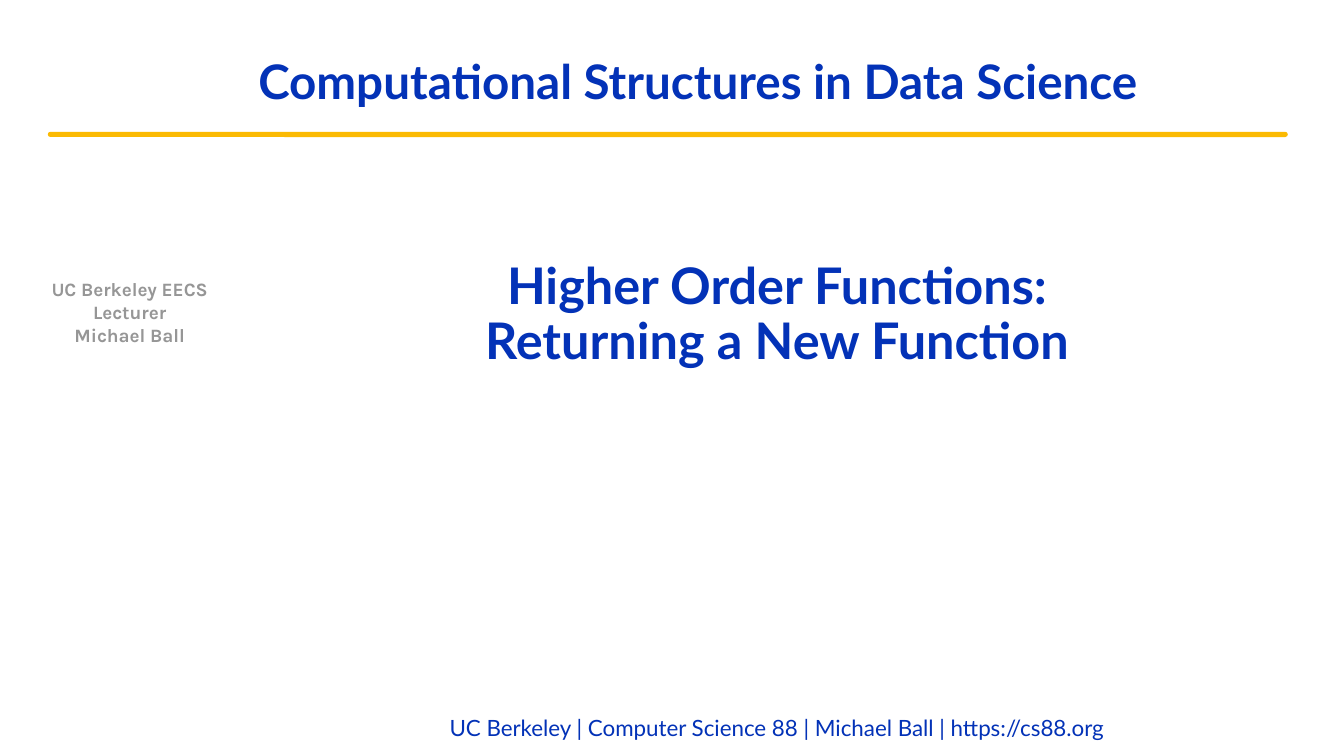
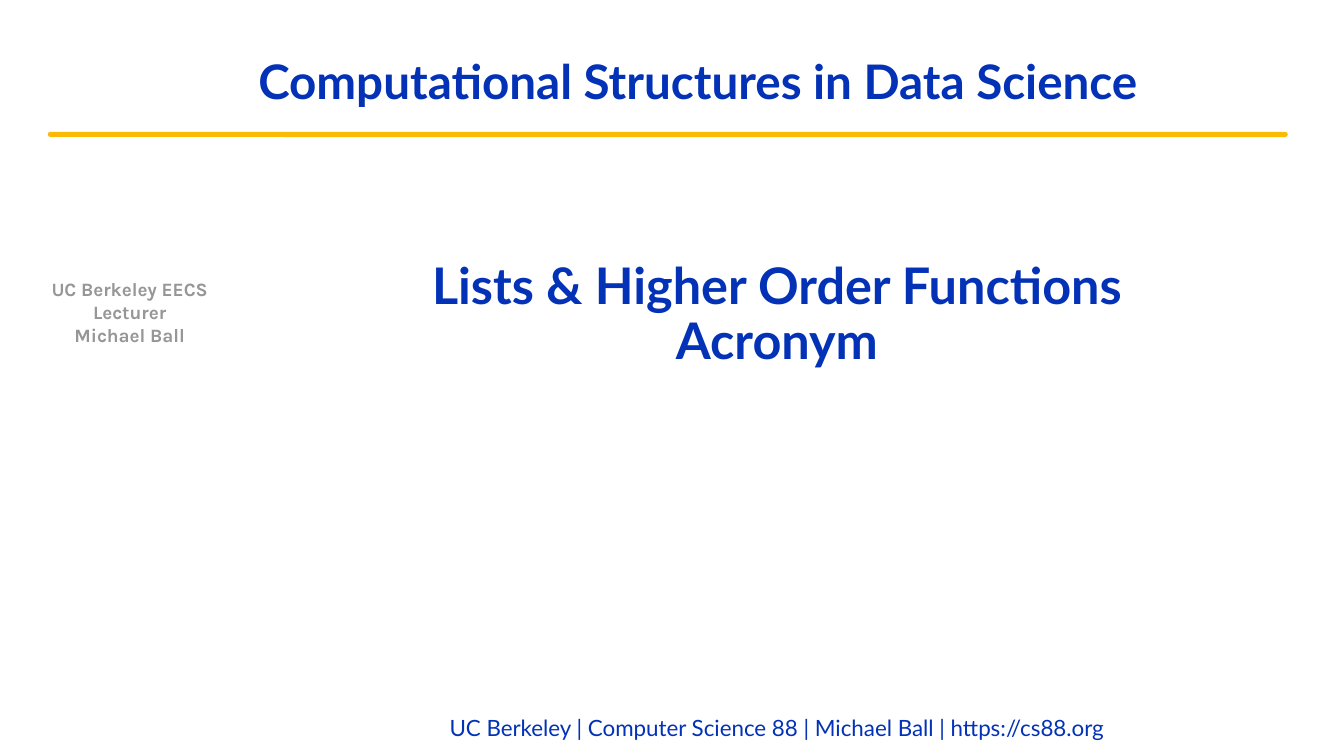
Before and after one commit to cs88-website/fa22, a slide deck: slide 10 of assets/slides/fa22/07-HOFs_Environments.pptx (slide 4 before the commit). Drawn at 1344x756 pixels with LibreOffice and Linux fonts; fonts in the diff are those of the drawing; background and template pictures are left out. Boxes give left, top, right and bottom in pixels: in the first picture for what was removed or moved away, otherwise in the second. Text is boxed around its words. In the diff, an @@ line names an element or a change of style, - is before the commit and + after.

```diff
--- a/assets/slides/fa22/07-HOFs_Environments.pptx
+++ b/assets/slides/fa22/07-HOFs_Environments.pptx
@@ title at bbox=[432, 266, 1122, 368]: text changed @@
-Higher Order Functions:
-Returning a New Function
+Lists & Higher Order Functions
+Acronym
```
Also in this commit, not shown: 3 other slides changed, 10 slides added, 5 slides removed, 5 other files.
